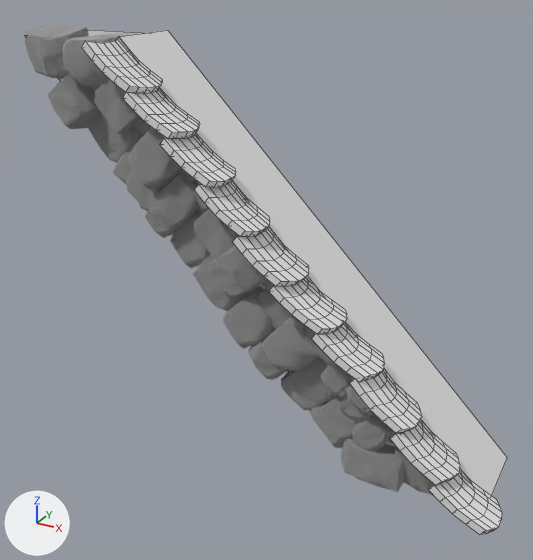
One commit to the FBX model LightProjectGame/Assets/FBX/Structures/Roof_Mid_Left.fbx: the scene before it, then after it.
Rendered twice from a camera (50 mm lens) standing at (1.1, -7.3, 5.95) and looking at (-2.99, 0.13, 2.23). The lights are fixed; the arrows at lower left show +X, +Y and +Z. Mesh edges are drawn as thin lines on the coarser meshes. Where no turn or scale is listed for an object, it has been applied to the vertices.

In view in the first picture: 'Roof.003', 'rock_1.036'.
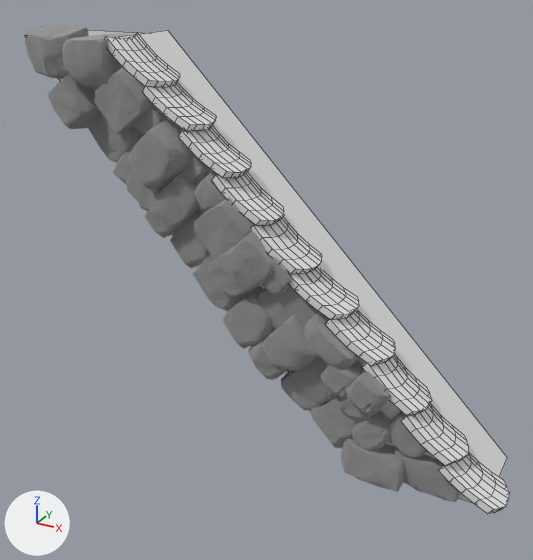
Boxes (x1, y1, x2, y2) around the edits, measured in the pictures (533 x 560 px; the box of a moved part takes in the faces that stretch with it):
```json
{"object": "Roof.003", "change": "reshaped", "before": [82, 30, 507, 534], "after": [105, 30, 510, 513]}
{"part": 1, "of": "me_roof_005", "change": "moved or reshaped", "before": [429, 470, 502, 534], "after": [438, 453, 510, 513]}
{"part": 2, "of": "me_roof_005", "change": "moved or reshaped", "before": [390, 420, 460, 485], "after": [401, 403, 469, 466]}
{"part": 3, "of": "me_roof_005", "change": "moved or reshaped", "before": [269, 278, 347, 334], "after": [290, 268, 359, 320]}
{"part": 4, "of": "me_roof_005", "change": "moved or reshaped", "before": [195, 181, 270, 237], "after": [212, 172, 284, 226]}
{"part": 5, "of": "me_roof_005", "change": "moved or reshaped", "before": [233, 228, 309, 287], "after": [252, 217, 322, 274]}
{"part": 6, "of": "me_roof_005", "change": "moved or reshaped", "before": [160, 133, 236, 188], "after": [178, 126, 251, 178]}
{"part": 7, "of": "me_roof_005", "change": "moved or reshaped", "before": [349, 369, 422, 433], "after": [362, 355, 432, 415]}
{"part": 8, "of": "me_roof_005", "change": "moved or reshaped", "before": [312, 322, 385, 382], "after": [325, 309, 396, 366]}
{"part": 9, "of": "me_roof_005", "change": "moved or reshaped", "before": [123, 88, 200, 139], "after": [143, 83, 216, 131]}
{"part": 10, "of": "me_roof_005", "change": "moved or reshaped", "before": [82, 36, 162, 94], "after": [105, 33, 180, 88]}
```

Scene script edits in JSON lines:
```json
{"block": "me_roof_005", "where": "me_roof_005.from_pydata(...)  # 708 vertices, 685 faces; spans x -4.93..0.34, y -0.32..1.28, z -0.16..4.9"}
{"block": "me_roof_005", "where": "# used by ob_roof_003; location = (-0.08, -0.27, 0.16)"}
{"block": "me_roof_005", "change": "me_roof_005 part 1: the loose piece of 70 vertices spanning x -0.45..0.34, y -0.31..0.28, z -0.11..0.38 is moved by (0.0, 0.36, 0.02)"}
{"block": "me_roof_005", "change": "me_roof_005 part 2: the loose piece of 70 vertices spanning x -0.95..-0.18, y -0.31..0.28, z 0.35..0.9 is moved by (0.0, 0.36, 0.02)"}
{"block": "me_roof_005", "change": "me_roof_005 part 3: the loose piece of 70 vertices spanning x -2.49..-1.69, y -0.31..0.31, z 1.86..2.38 is moved by (0.0, 0.36, 0.02)"}
{"block": "me_roof_005", "change": "me_roof_005 part 4: the loose piece of 70 vertices spanning x -3.46..-2.68, y -0.3..0.29, z 2.85..3.42 is moved by (0.0, 0.36, 0.02)"}
{"block": "me_roof_005", "change": "me_roof_005 part 5: the loose piece of 70 vertices spanning x -2.96..-2.19, y -0.31..0.32, z 2.32..2.89 is moved by (0.0, 0.36, 0.02)"}
{"block": "me_roof_005", "change": "me_roof_005 part 6: the loose piece of 70 vertices spanning x -3.91..-3.14, y -0.3..0.29, z 3.37..3.89 is moved by (0.0, 0.36, 0.02)"}
{"block": "me_roof_005", "change": "me_roof_005 part 7: the loose piece of 70 vertices spanning x -1.46..-0.7, y -0.3..0.3, z 0.87..1.46 is moved by (0.0, 0.36, 0.02)"}
{"block": "me_roof_005", "change": "me_roof_005 part 8: the loose piece of 70 vertices spanning x -1.96..-1.17, y -0.3..0.29, z 1.4..1.91 is moved by (0.0, 0.36, 0.02)"}
{"block": "me_roof_005", "change": "me_roof_005 part 9: the loose piece of 70 vertices spanning x -4.41..-3.63, y -0.3..0.3, z 3.86..4.37 is moved by (0.0, 0.36, 0.02)"}
{"block": "me_roof_005", "change": "me_roof_005 part 10: the loose piece of 70 vertices spanning x -4.93..-4.16, y -0.32..0.31, z 4.32..4.9 is moved by (0.0, 0.36, 0.02)"}
```
